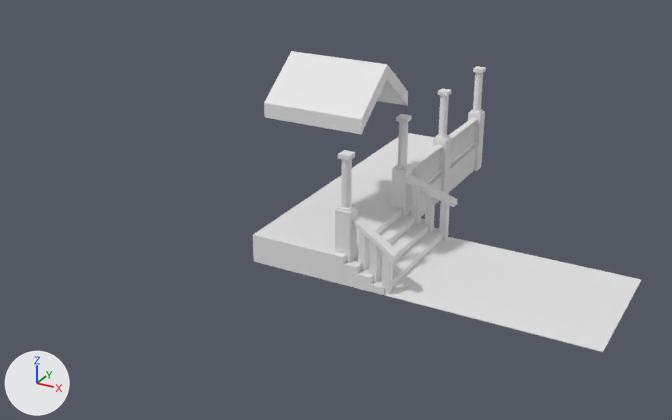
An edit to the Blender file Assets/House.blend, drawn before and after from the same camera.
Both versions are drawn from a camera (50 mm lens) standing at (47.3, -109.1, 57.9) and looking at (-7.8, -9.1, 7.9). Arrows for +X, +Y and +Z are at lower left; the lights stay in place. The older version comes first.

Objects in the first picture: 'Front porch', 'Path', 'Porch fence', 'Porch fence.001', 'Porch stick', 'Porch stick.001', 'Porch stick.002', 'Porch stick.003', 'Step 1', 'Step 2', 'Step 3', 'Underneath roof' and 8 more.
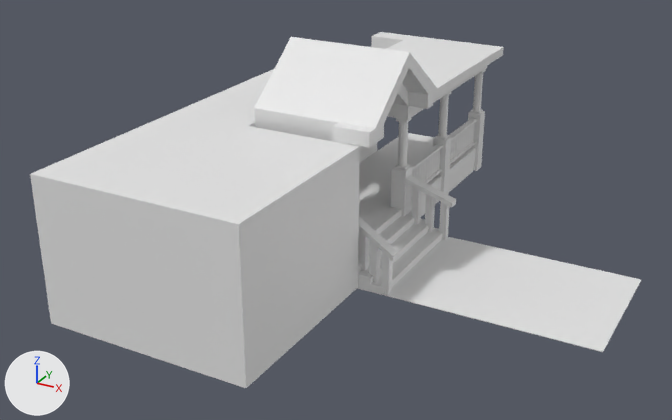
The change, as a diff of the scene's bpy script:
```diff
--- a/Assets/House.blend.py
+++ b/Assets/House.blend.py
@@ ob_rroof_holder_front_porch_roof @@
 ob_rroof_holder_front_porch_roof.location = (-4.5, 19.4, 18.5)
-ob_rroof_holder_front_porch_roof.hide_set(True)
@@ ob_lfront_roof_holder @@
 ob_lfront_roof_holder.location = (-4.5, -11.0, 18.6)
-ob_lfront_roof_holder.hide_set(True)
@@ ob_house @@
 ob_house.location = (-2.8, -14.6, 1.1)
-ob_house.hide_set(True)
@@ ob_roof @@
 ob_roof.rotation_euler = (0.0, 0.0, 3.142)  # degrees (0, 0, 180)
-ob_roof.hide_set(True)
```

Location of each change, (x1, y1, x2, y2) in pixels of the pictures (672 x 420 px):
'House', shown: after (30, 69, 377, 388)
'Roof', shown: after (254, 37, 437, 129)
'RRoof holder/front porch roof', shown: after (371, 32, 504, 120)
'LFront roof holder', shown: after (254, 108, 384, 150)
'Underneath roof', unchanged, covered by the edit: before (264, 51, 408, 134); after (394, 84, 408, 106)
'Porch stick', unchanged, covered by the edit: before (335, 150, 358, 262)
